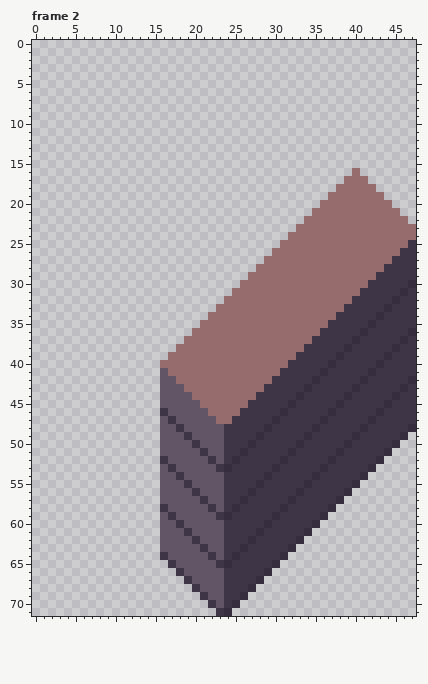
One commit to this pixel-art file: resources/asesprite/blocks/Block_Wood.aseprite. The first picture shows the starting point.
48x72 pixels, 7 frames. Shown: frame 2. The commit also changed other frames, which this record leaves out.
Now the later version:
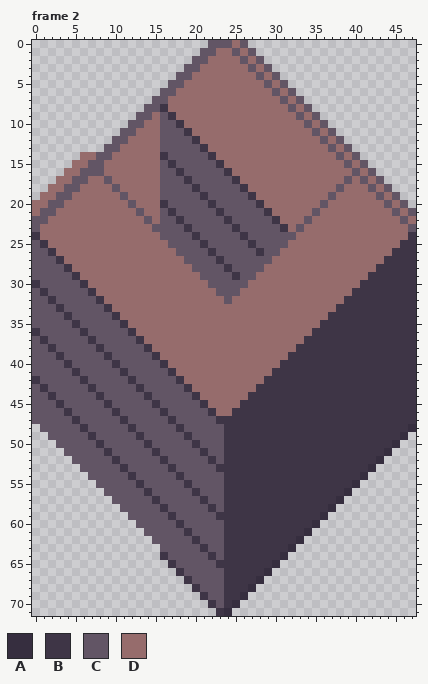
Palette (. is transparent): A #362e3f  B #3e3546  C #625565  D #966c6c
The edit:
layer "Wood Full" now shown
layer "Half West" now shown
layer "Corner Left" now shown
layer "Corner Top" now shown
layer "Corner Right" now shown
layer "Corner Bottom" now shown
Changed rows in their new state; - is an unchanged pixel.
Frame 2:
first column x 0:
 0 ----------------------CCCDC---------------------
 1 ---------------------CCDDCDC--------------------
 2 --------------------CCDDDDCDC-------------------
 3 -------------------CCDDDDDDCDC------------------
 4 ------------------CCDDDDDDDDCDC-----------------
 5 -----------------CCDDDDDDDDDDCDC----------------
 6 ----------------CCDDDDDDDDDDDDCDC---------------
 7 ---------------CCDDDDDDDDDDDDDDCDC--------------
 8 --------------CCBDDDDDDDDDDDDDDDCDC-------------
 9 -------------CCDCBDDDDDDDDDDDDDDDCDC------------
10 ------------CCDDCCBDDDDDDDDDDDDDDDCDC-----------
11 -----------CCDDDCCCBDDDDDDDDDDDDDDDCDC----------
12 ----------CCDDDDCCCCBDDDDDDDDDDDDDDDCDC---------
13 ---------CCDDDDDCCCCCBDDDDDDDDDDDDDDDCDC--------
14 ------DDCCDDDDDDBCCCCCBDDDDDDDDDDDDDDDCDC-------
15 -----DDCCDDDDDDDCBCCCCCBDDDDDDDDDDDDDDDCDC------
16 ----DDCCCDDDDDDDCCBCCCCCBDDDDDDDDDDDDDDDCDC-----
17 ---DDCCDDCDDDDDDCCCBCCCCCBDDDDDDDDDDDDDC-CDC----
18 --DDCCDDDDCDDDDDCCCCBCCCCCBDDDDDDDDDDDC---CDC---
19 -DDCCDDDDDDCDDDDCCCCCBCCCCCBDDDDDDDDDC-----CDC--
20 DDCCDDDDDDDDCDDDBCCCCCBCCCCCBDDDDDDDC-------CDC-
21 DCCDDDDDDDDDDCDDCBCCCCCBCCCCCBDDDDDC---------CDC
22 CCDDDDDDDDDDDDCDCCBCCCCCBCCCCCBDDDC-----------CD
23 CDDDDDDDDDDDDDDCCCCBCCCCCBCCCCCBDC-------------C
24 BDDDDDDDDDDDDDDDCCCCBCCCCCBCCCCCC--------------B
25 CBDDDDDDDDDDDDDDDCCCCBCCCCCBCCCC--------------B-
26 CCBDDDDDDDDDDDDDDDCCCCBCCCCCBCC--------------B--
27 CCCBDDDDDDDDDDDDDDDCCCCBCCCCCC--------------B---
28 CCCCBDDDDDDDDDDDDDDDCCCCBCCCC--------------B----
29 CCCCCBDDDDDDDDDDDDDDDCCCCBCC--------------B-----
30 BCCCCCBDDDDDDDDDDDDDDDCCCCC--------------B-----B
31 CBCCCCCBDDDDDDDDDDDDDDDCCC--------------B-----B-
32 CCBCCCCCBDDDDDDDDDDDDDDDC--------------B-----B--
33 CCCBCCCCCBDDDDDDDDDDDDD---------------B-----B---
34 CCCCBCCCCCBDDDDDDDDDDD---------------B-----B----
35 CCCCCBCCCCCBDDDDDDDDD---------------B-----B-----
36 BCCCCCBCCCCCBDDDDDDD---------------B-----B-----B
37 CBCCCCCBCCCCCBDDDDD---------------B-----B-----B-
38 CCBCCCCCBCCCCCBDDD---------------B-----B-----B--
39 CCCBCCCCCBCCCCCBD---------------B-----B-----B---
40 CCCCBCCCCCBCCCCCB--------------B-----B-----B----
41 CCCCCBCCCCCBCCCC-B------------B-----B-----B-----
42 BCCCCCBCCCCCBCCC--B----------B-----B-----B-----B
43 CBCCCCCBCCCCCBCC---B--------B-----B-----B-----B-
44 CCBCCCCCBCCCCCBC----B------B-----B-----B-----B--
45 CCCBCCCCCBCCCCCB-----B----B-----B-----B-----B---
46 CCCCBCCCCCBCCCCC------B--B-----B-----B-----B----
47 CCCCCBCCCCCBCCCC-------BB-----B-----B-----B-----
48 -CCCCCBCCCCCBCCC-------------B-----B-----B------
49 --CCCCCBCCCCCBCC------------B-----B-----B-------
50 ---CCCCCBCCCCCBC-----------B-----B-----B--------
51 ----CCCCCBCCCCCB----------B-----B-----B---------
52 -----CCCCCBCCCCC---------B-----B-----B----------
53 ------CCCCCBCCCC--------B-----B-----B-----------
54 -------CCCCCBCCC-------------B-----B------------
55 --------CCCCCBCC------------B-----B-------------
56 ---------CCCCCBC-----------B-----B--------------
57 ----------CCCCCB----------B-----B---------------
58 -----------CCCCC---------B-----B----------------
59 ------------CCCC--------B-----B-----------------
60 -------------CCC-------------B------------------
61 --------------CC------------B-------------------
62 ---------------C-----------B--------------------
63 --------------------------B---------------------
64 -------------------------B----------------------
65 ------------------------B-----------------------
